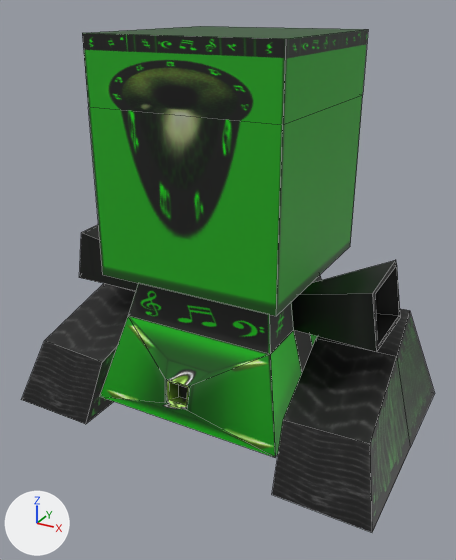
The FBX model VanishingSong/VanishingSong/Model/Enemy/Ground/Gro.fbx, before and after one commit.
Both versions are drawn from a 50 mm lens placed at (0.246, -0.453, 0.352), pointed at (0.006, -0.015, 0.133). Lighting does not change. The marker at lower left points along +X, +Y and +Z. Mesh edges are drawn as thin lines. Where no turn or scale is listed for an object, it has been applied to the vertices.
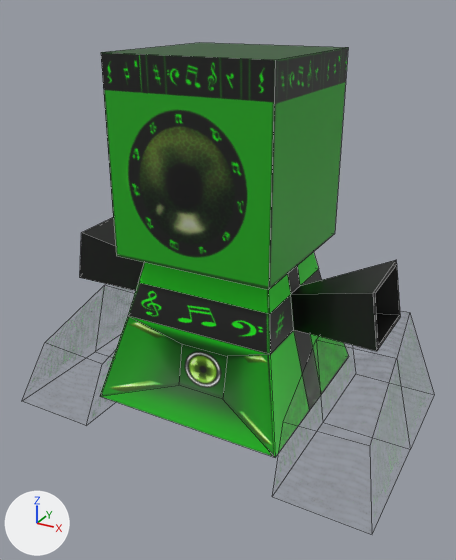
Where the newer file only moved an object's origin or applied its transform, the numbers keep the older frame.

What differs and where, as boxes [x1, y1, x2, y2] in the pictures (456 x 560 px):
'polySurface6', surface changed, reshaped, moved (14% narrower, 15% shorter): before [82, 26, 368, 316]; after [101, 43, 348, 290]
'polySurface3', reshaped: before [79, 224, 400, 457]; after [80, 217, 400, 457]
'pCube3', deleted (black): before [272, 309, 435, 532]
'pCube4', no longer drawn (black): before [21, 284, 135, 424]
'polySurface17', added: after [49, 290, 402, 469]

Diff of the bpy script that builds the scene:
```diff
--- a/VanishingSong/VanishingSong/Model/Enemy/Ground/Gro.fbx.py
+++ b/VanishingSong/VanishingSong/Model/Enemy/Ground/Gro.fbx.py
@@ img_kyatapira_png @@
-img_kyatapira_png = load_image('kyatapira.png', '_unpacked/kyatapira.png', 512, 512, 'sRGB')
+img_kyatapira_png = load_image('kyatapira.png', 'gro.fbm/kyatapira.png', 512, 512, 'Non-Color')
@@ mat_lambert5 @@
 mat_lambert5 = principled_material('lambert5')
-mat_lambert5.texture = img_音符1_png  # with its transparency
+mat_lambert5.texture = img_kyatapira_atama_png  # with its transparency
@@ mat_lambert1 @@
 n2 = _N.new('ShaderNodeTexImage'); n2.name = 'Image Texture'
 n0 = _N.new('ShaderNodeBsdfPrincipled'); n0.name = 'Principled BSDF'
 n2.image = img_kyatapira_png
+n3 = _N.new('ShaderNodeTexImage'); n3.name = 'Image Texture.001'
+n3.image = img_kyatapira_png
 _L.new(n2.outputs[0], n0.inputs[0])  # 'Color' to 'Base Color'
-_L.new(n2.outputs[1], n0.inputs[4])  # 'Alpha' to 'Alpha'
 _L.new(n0.outputs[0], n1.inputs[0])  # 'BSDF' to 'Surface'
+_L.new(n3.outputs[0], n0.inputs[4])  # 'Color' to 'Alpha'
@@ me_mesh @@
 # used by ob_polysurface3; location = (0.0, 0.0003, 0.0); rotation_euler = (1.571, 0.0, 0.0), in degrees (90, 0, 0); scale = (0.02, 0.02, 0.02)
-me_mesh.from_pydata(...)  # 76 vertices, 71 faces; spans x -7.28..7.28, y 1.34..8.22, z -4.4..4.69
+me_mesh.from_pydata(...)  # 68 vertices, 63 faces; spans x -7.28..7.28, y 1.34..8.22, z -4.41..4.34
+# me_mesh part 1: the whole mesh is rebuilt
 me_mesh.materials.append(mat_lambert3)
@@ me_mesh_003 @@
 # used by ob_polysurface6; parent = ob_polysurface3; location = (0.0, 2.691, 0.0)
-me_mesh_003.from_pydata(...)  # 12 vertices, 10 faces; spans x -3.77..4.08, y 4.65..13.94, z -4.03..4.09
-me_mesh_003.materials.append(mat_lambert2)  # picture img_kyatapira_atama_png
+me_mesh_003.from_pydata(...)  # 8 vertices, 6 faces; spans x -6.99..6.99, y 16.03..31.93, z -6.96..6.96
+# me_mesh_003 part 2: the whole mesh is rebuilt
+me_mesh_003.materials.append(mat_lambert5)  # picture img_kyatapira_atama_png
@@ ob_pcube4 @@
-ob_pcube4 = bpy.data.objects.new('pCube4', me_mesh_002)
-ob_pcube4.parent = ob_polysurface3
-ob_pcube4.location = (0.0, 2.791, 0.0)
-ob_pcube4.scale = (-1.0, 1.0, 1.0)
+ob_pcube4 = bpy.data.objects.new('pCube4', None)
+ob_pcube4.location = (0.0, 0.000285, 0.0269)
+ob_pcube4.rotation_euler = (-1.571, 0.0, 0.0)  # degrees (-90, 0, 0)
+ob_pcube4.scale = (-0.01, -0.01, -0.01)
@@ ob_polysurface6 @@
 ob_polysurface6 = bpy.data.objects.new('polySurface6', me_mesh_003)
-ob_polysurface6.parent = ob_polysurface3
-ob_polysurface6.location = (0.0, 2.691, 0.0)
+ob_polysurface6.parent = ob_polysurface8
+ob_polysurface6.location = (0.0, 0.0, 0.0)
@@ ob_pcube3 @@
-ob_pcube3 = bpy.data.objects.new('pCube3', me_mesh_001)
@@ ob_polysurface8 @@
+ob_polysurface8 = bpy.data.objects.new('polySurface8', None)
+ob_polysurface8.location = (0.0, 0.0, 0.0)
+ob_polysurface8.rotation_euler = (1.571, 0.0, 0.0)  # degrees (90, 0, 0)
+ob_polysurface8.scale = (0.01, 0.01, 0.01)
@@ ob_polysurface17 @@
+ob_polysurface17 = bpy.data.objects.new('polySurface17', me_mesh_002_1)  # 24 vertices, 20 faces; spans x -0.172..0.172, y -0.102..0.101, z 0.002..0.09
+ob_polysurface17.location = (0.0, 0.0, 0.0)
```
